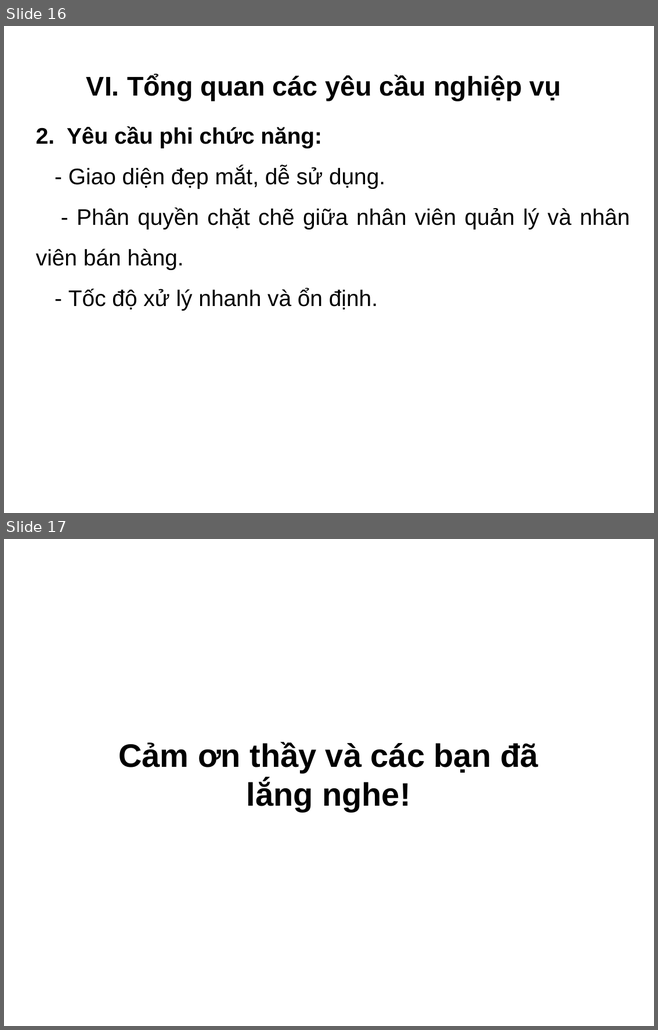
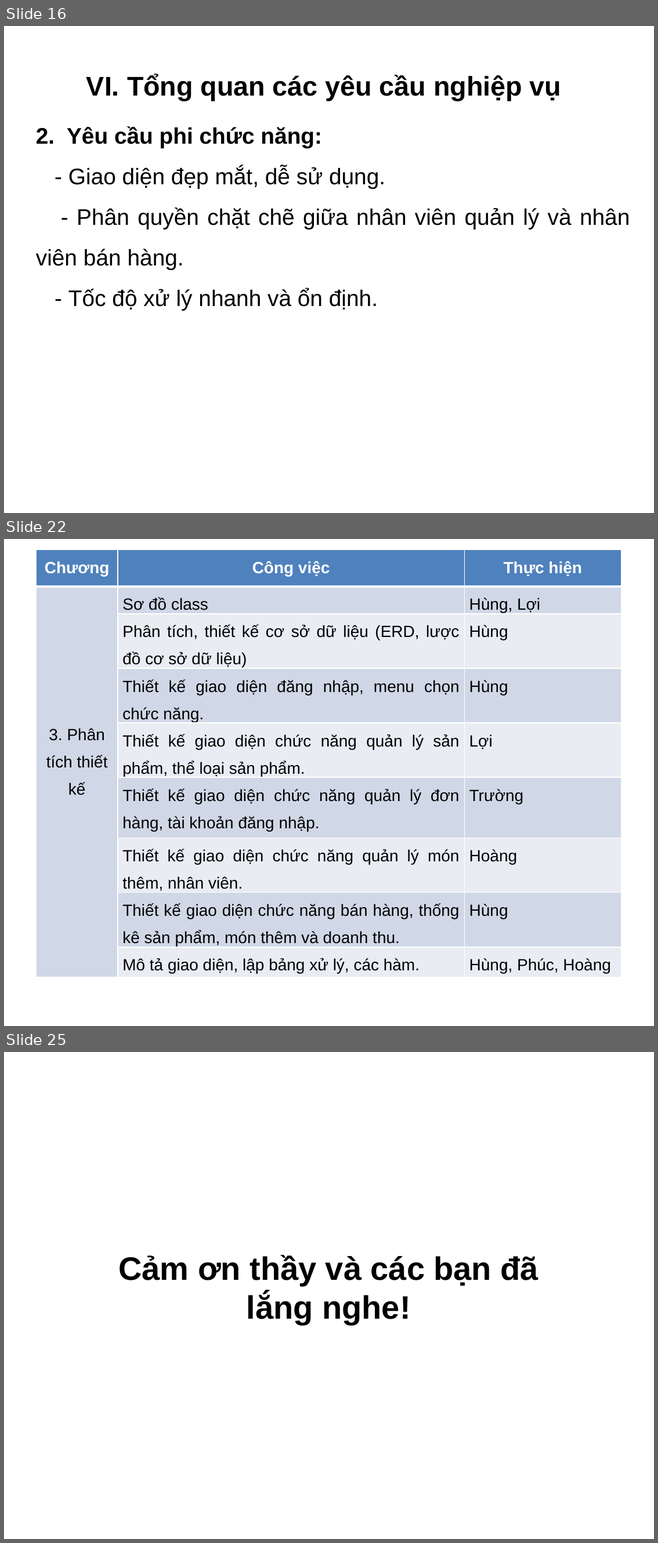
Before and after one commit to hungtadasuke/CoffeShop_SoftwareTechnology, a slide deck: Word_PDF_full/Slide.pptx. Shown one above the other, each under a label of ours: slides 16 and 17 before the commit, slides 16, 22 and 25 after it; the slides between them are not shown. The pictures are 658x1030 and 658x1543 pixels, drawn with LibreOffice and Linux fonts; fonts in the diff are those of the drawing; background and template pictures are left out. Boxes give left, top, right and bottom in pixels: in the first picture for what was removed or moved away, otherwise in the second. Text is boxed around its words. In the diff, an @@ line names an element or a change of style, - is before the commit and + after.

```diff
--- a/Word_PDF_full/Slide.pptx
+++ b/Word_PDF_full/Slide.pptx
@@ slide 22 added at [4,539,654,1026], background picture (left out) @@
@@ table added at [36,550,621,999], 9 rows, 3 columns @@
+Chương | Công việc | Thực hiện
+3. Phân tích thiết kế | Sơ đồ class | Hùng, Lợi
+ | Phân tích, thiết kế cơ sở dữ liệu (ERD, lược đồ cơ sở dữ liệu) | Hùng
+ | Thiết kế giao diện đăng nhập, menu chọn chức năng. | Hùng
+ | Thiết kế giao diện chức năng quản lý sản phẩm, thể loại sản phẩm. | Lợi
+ | Thiết kế giao diện chức năng quản lý đơn hàng, tài khoản đăng nhập. | Trường
+ | Thiết kế giao diện chức năng quản lý món thêm, nhân viên. | Hoàng
+ | Thiết kế giao diện chức năng bán hàng, thống kê sản phẩm, món thêm và doanh thu. | Hùng
+ | Mô tả giao diện, lập bảng xử lý, các hàm. | Hùng, Phúc, Hoàng
@@ what was slide 17 is now slide 25 @@
```
Also in this commit, not shown: 7 other slides added, 9 other files.
